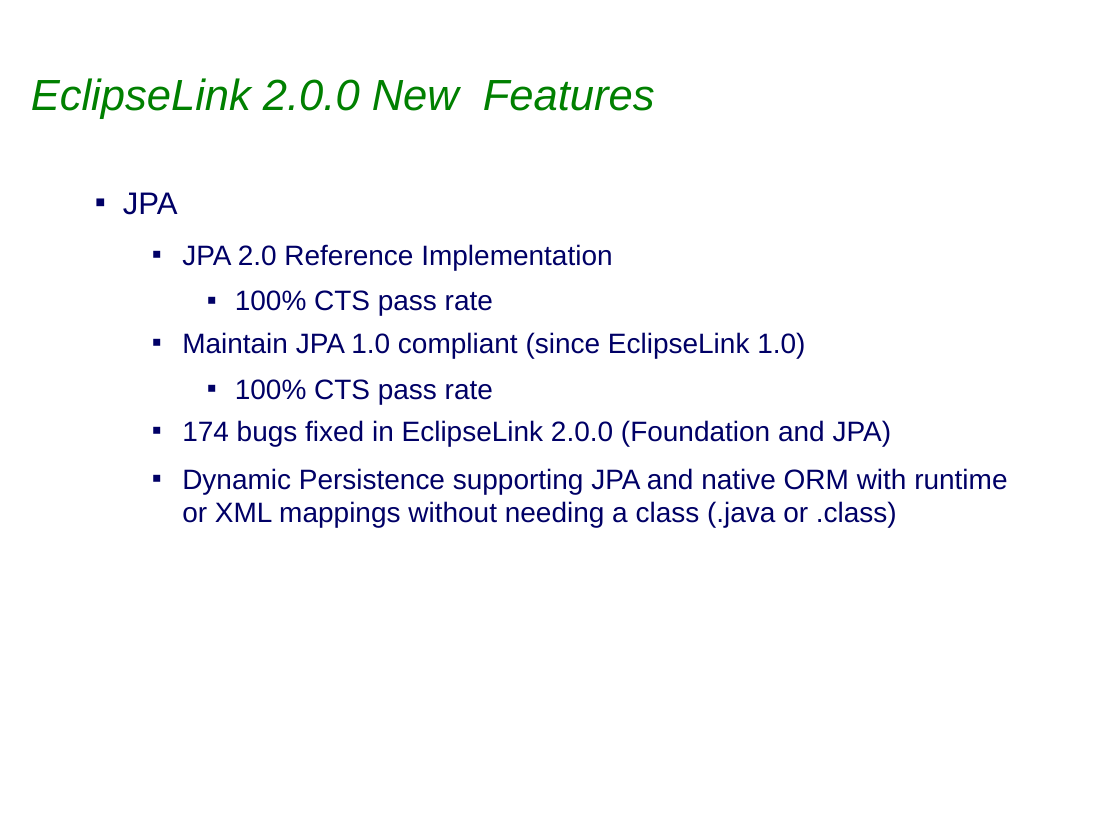
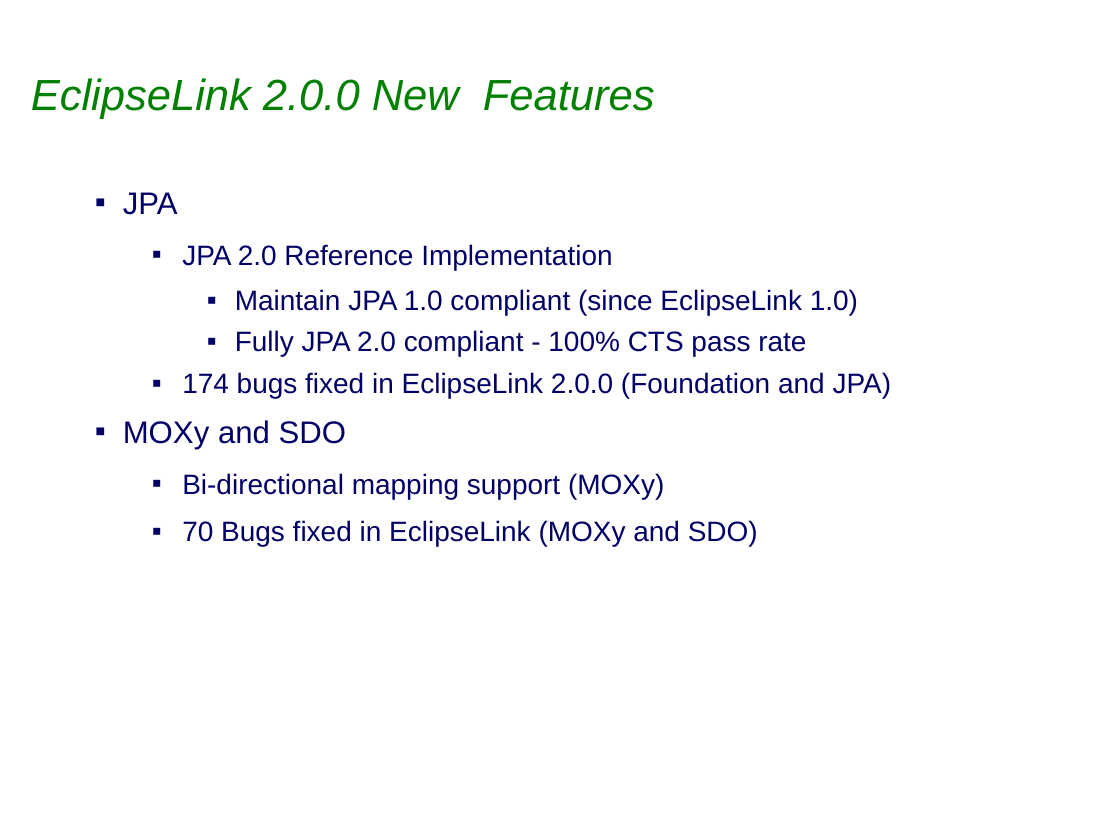
Before and after one commit to eclipse-ee4j/eclipselink, a slide deck: slide 4 of project-admin/Eclipselink_2.0.0_Release_Review.ppt. Drawn at 1120x840 pixels with LibreOffice and Linux fonts; fonts in the diff are those of the drawing; background and template pictures are left out. Boxes give left, top, right and bottom in pixels: in the first picture for what was removed or moved away, otherwise in the second. Text is boxed around its words. In the diff, an @@ line names an element or a change of style, - is before the commit and + after.

```diff
--- a/project-admin/Eclipselink_2.0.0_Release_Review.ppt
+++ b/project-admin/Eclipselink_2.0.0_Release_Review.ppt
@@ text at (235, 290, 493, 316): paragraph removed @@
-    ▪ 100% CTS pass rate
@@ text at (235, 289, 858, 316): list level 2 to 3 in "Maintain JPA 1.0 compliant (since ..." @@
@@ text at (235, 330, 806, 356): text changed @@
-    ▪ 100% CTS pass rate
+    ▪ Fully JPA 2.0 compliant - 100% CTS pass rate
@@ text at (123, 420, 758, 547): text changed @@
-  ▪ Dynamic Persistence supporting JPA and native ORM with runtime or XML mappings without needing a class (.java or .class)
+▪ MOXy and SDO
+  ▪ Bi-directional mapping support (MOXy)
+  ▪ 70 Bugs fixed in EclipseLink (MOXy and SDO)
```
Also in this commit, not shown: 2 other slides changed, 1 slide removed.
